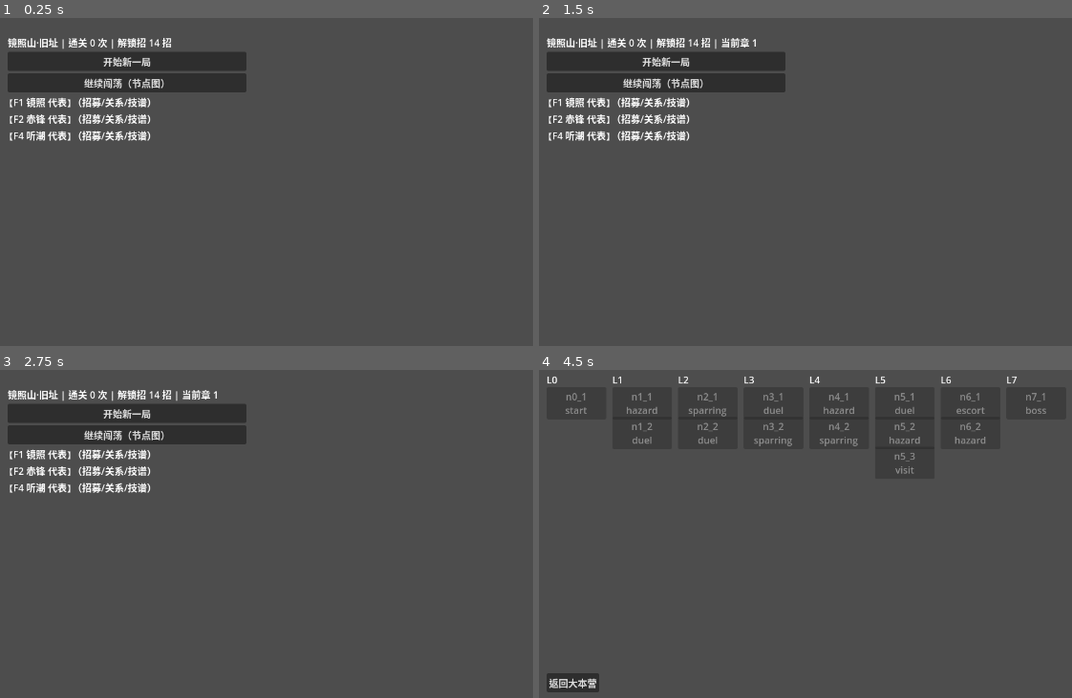
Above: before the commit, frames 1-4 (two rows, left to right).
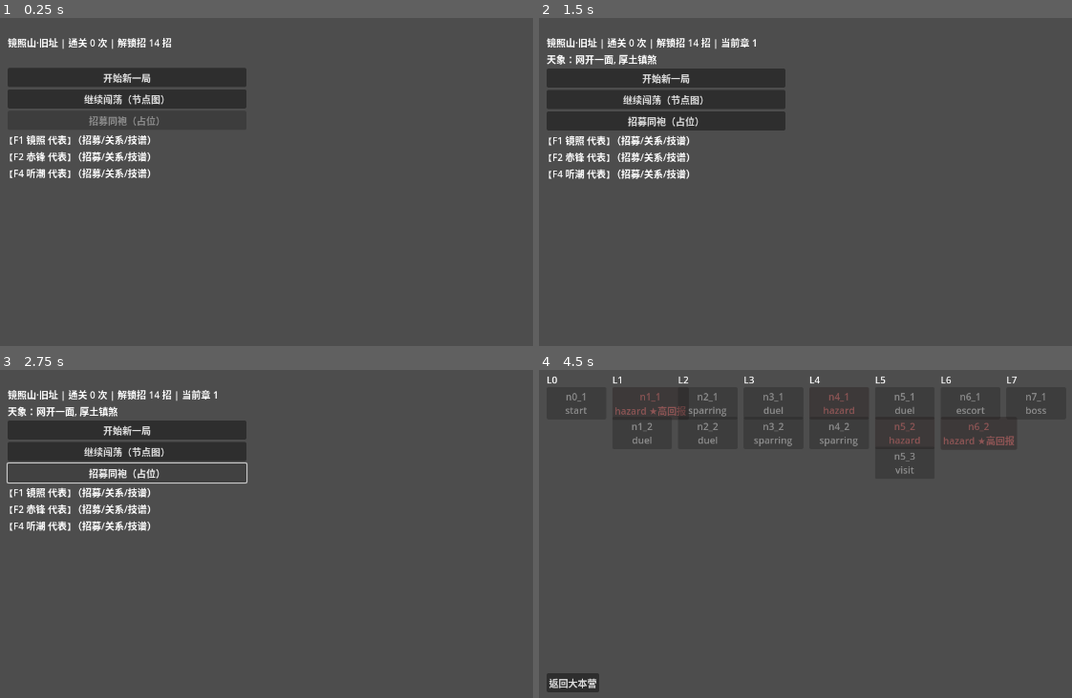
Above: after the commit, the same moments.

Repository: xieyj22/zhaizhao
Game: Godot game, scene res://src/scenes/hub/hub.tscn
Same seed, same stepped clock (60 frames per second), same inputs: the game is played once before the commit and once after it.
Inputs (mouse positions are in pixels of both pictures, inside the frame that each line leads up to):
- Up to frame 1 (0.25 s): no input
- Up to frame 2 (1.5 s): click "开始新一局" at 0.5 s; click "返回大本营" at 1.25 s
- Up to frame 3 (2.75 s): click (127, 471) at 2 s, where only the run after the commit has a clickable "招募同袍（占位）"
- Up to frame 4 (4.5 s): click "开始新一局" at 2.75 s; click "返回大本营" at 3.5 s; click "继续闯荡（节点图）" at 4.25 s

The runs differ from the first frame. In frame 1, 7.2% of the frame differs, in the area x 1-47%, y 10-49%; in frame 2, 9.3%, in the area x 1-47%, y 10-50%; in frame 3, 7.6%; in frame 4, 0.7%.

Commit message:
feat(m3.5): hub/map modifier display + hazard highlight + roster/credit hooks + multi-modifier smoke

Diff:
--- a/src/scenes/hub/hub.gd
+++ b/src/scenes/hub/hub.gd
@@ -2,6 +2,7 @@
 ## 单一 meta hub = 镜照山·旧址（T4 §3）。M3 占位 UI。
 var _layer: CanvasLayer
 var _status: Label
+var _modifier_line: Label   # M3.5: 当局天象简述行
 
 func _ready() -> void:
 	MetaSession.meta_state = MetaState.load_from()
@@ -14,6 +15,9 @@
 	_layer.add_child(root)
 	_status = Label.new()
 	root.add_child(_status)
+	# —— M3.5: 当局天象（modifier）简述行 ——
+	_modifier_line = Label.new()
+	root.add_child(_modifier_line)
 	_refresh_status()
 	var btn_new := Button.new(); btn_new.text = "开始新一局"
 	btn_new.pressed.connect(_on_new_run)
@@ -21,6 +25,11 @@
 	var btn_cont := Button.new(); btn_cont.text = "继续闯荡（节点图）"
 	btn_cont.pressed.connect(_on_open_map)
 	root.add_child(btn_cont)
+	# —— M3.5: 招募占位（M3 仅文案；roster_cap gate 在 _can_recruit 内守，留 M4 完整招募实装接）——
+	var btn_recruit := Button.new(); btn_recruit.text = "招募同袍（占位）"
+	btn_recruit.disabled = not _can_recruit()
+	btn_recruit.pressed.connect(_on_recruit_placeholder)
+	root.add_child(btn_recruit)
 	for f in ["F1 镜照","F2 赤锋","F4 听潮"]:
 		var lbl := Label.new(); lbl.text = "【%s 代表】（招募/关系/技谱）" % f
 		root.add_child(lbl)
@@ -30,6 +39,41 @@
 	_status.text = "镜照山·旧址 | 通关 %d 次 | 解锁招 %d 招" % [m.meta_runs_completed, m.meta_unlocked_pool.size()]
 	if MetaSession.current_run != null:
 		_status.text += " | 当前章 %d" % MetaSession.current_run.current_chapter
+	# —— M3.5: 天象行 ——
+	if MetaSession.current_run != null and MetaSession.current_run.modifier_state.size() > 0:
+		_modifier_line.text = "天象：" + _modifier_brief(MetaSession.current_run.modifier_state)
+	else:
+		_modifier_line.text = ""
+
+## M3.5: modifier_state → 中文简述（hook 反推；M4 可换 modifier_ids 反查 POOL 取 name/desc）。
+## 用 hook 键而非 id（meta UI 展示的是「效果」而非「名字」，避免 meta 改 POOL 文案时此处失同步）。
+func _modifier_brief(ms: Dictionary) -> String:
+	var parts: Array = []
+	if ms.has("kit_stance_damage_bonus"): parts.append("锐金势强")
+	if ms.has("hazard_baseline"): parts.append("煞气弥漫")
+	if ms.has("ai_confidence_cap_delta"):
+		parts.append("读心破" if float(ms["ai_confidence_cap_delta"]) > 0 else "测不准")
+	if ms.has("roster_cap"): parts.append("独行")
+	if ms.has("morale_cap_delta"): parts.append("慎思")
+	if ms.has("credit_mult"): parts.append("众叛亲离")
+	if ms.has("kit_feint_bonus_delta"): parts.append("网开一面")
+	if ms.has("hazard_node_count_delta"): parts.append("险地频仍")
+	if ms.has("kit_stance_speed_bonus"): parts.append("厚土镇煞")
+	return ", ".join(parts) if not parts.is_empty() else "风平浪静"
+
+## M3.5: roster_cap modifier 招募 gate。无 modifier 时无上限（cap=99 兜底）。
+func _can_recruit() -> bool:
+	var run := MetaSession.current_run
+	if run == null:
+		return false
+	var cap := 99
+	if run.modifier_state.has("roster_cap"):
+		cap = int(run.modifier_state["roster_cap"])
+	return run.player_roster.size() < cap
+
+## M3.5: 招募占位回调（M3 hub 招募未实装；gate 已守，留 M4 接 FactionRelations.can_recruit + roster.append）。
+func _on_recruit_placeholder() -> void:
+	pass
 
 func _on_new_run() -> void:
 	var seed := 7
--- a/src/scenes/map/map.gd
+++ b/src/scenes/map/map.gd
@@ -25,6 +25,12 @@
 			btn.position = Vector2(x, 40 + (by_layer[l] as Array).find(id) * 50)
 			btn.text = "%s\n%s" % [id, ty]
 			btn.custom_minimum_size = Vector2(100, 40)
+			# —— M3.5: 险地节点高亮 + reward_tier 标注（MG2 在险地打 t3_chance 标）——
+			if ty == "hazard":
+				btn.modulate = Color(1.0, 0.5, 0.5)   # 红色高亮
+				var rt: String = m["nodes"][id].get("reward_tier", "normal")
+				if rt == "t3_chance":
+					btn.text += " ★高回报"
 			if id == run.current_node_id:
 				btn.text += " ★"
 			if RunFlow.can_advance_node(run, id):
@@ -45,6 +51,11 @@
 			MetaSession.current_node_cfg = _node_cfg_for(ty, node_id)
 			get_tree().change_scene_to_file("res://src/scenes/battle/battle.tscn")
 		"visit","escort":
+			# —— M3.5: 镖局(escort)信用消费 ——
+			# M4 镖局实装时此处扣 tuning.credit_service_cost × (1/credit_mult)：
+			#   var cost := int(round(float(Tuning.new().credit_service_cost) / float(run.modifier_state.get("credit_mult", 1.0))))
+			#   run.jianghu_credit = max(0, run.jianghu_credit - cost)
+			# 现 escort 为占位（无服务菜单），仅打 unlock reward，信用消费留 M4 镖局实装接。
 			var reward: Variant = UnlockRules.roll_unlock_reward(MetaSession.meta_state.meta_unlocked_pool, ty, _node_cfg_for(ty,node_id), run.rng_seed)
 			if reward != null and not run.unlocked_techniques.has(reward):
 				run.unlocked_techniques.append(reward)
--- a/tests/smoke/test_battle_smoke.gd
+++ b/tests/smoke/test_battle_smoke.gd
@@ -97,6 +97,33 @@
 	# 原 meta 不被污染（commit 是纯函数深拷贝）
 	assert_eq(meta.meta_runs_completed, 0, "原 meta 不变（commit 深拷贝）")
 
+# --- M3.5: 多 modifier replay-variety smoke --------------------------------
+
+func test_multi_modifier_run_varies():
+	# 几个 seed roll 出不同 modifier，验证 init_run + 注入跑通、不同 seed 不同 modifier_state
+	var seeds := [11, 22, 33, 44, 55]
+	var states: Array = []
+	for s in seeds:
+		var run := RunFactory.init_run(MetaState.new_first_play(), s)
+		assert_true(run.modifier_state.size() > 0, "seed %d roll 出 modifier" % s)
+		# 构造一场战斗不崩（modifier 注入 + enemy pool 都接）
+		var node_cfg: Dictionary = {"node_type":"duel","risk":0}
+		var bs := BattleBuilder.build(run, node_cfg)
+		assert_true(bs.units.size() >= 2, "seed %d 战斗构造含玩家+敌" % s)
+		states.append(JSON.stringify(run.modifier_state))
+	# 至少两个 seed 的 modifier_state 不同（variety）
+	var unique: Dictionary = {}
+	for st in states:
+		unique[st] = true
+	assert_true(unique.size() >= 2, "多 seed 产出 >=2 种不同 modifier 组合")
+
+func test_modifier_battlestate_reflects_modifier():
+	# 血煞弥漫 modifier → battle_builder 注入 chaos
+	var run := RunFactory.init_run(MetaState.new_first_play(), 7)
+	run.modifier_state = {"hazard_baseline":{"chaos":true}}
+	var bs := BattleBuilder.build(run, {"enemies":[]})
+	assert_eq(bs.hazard_modifiers.get("chaos", false), true, "血煞弥漫 → chaos 注入 BattleState")
+
 func _walk_to_boss(m: Dictionary) -> String:
 	# 沿 reachable_next[0] 从 L0 走 6 步到 L6（boss 前层）任一节点
 	var start := ""
